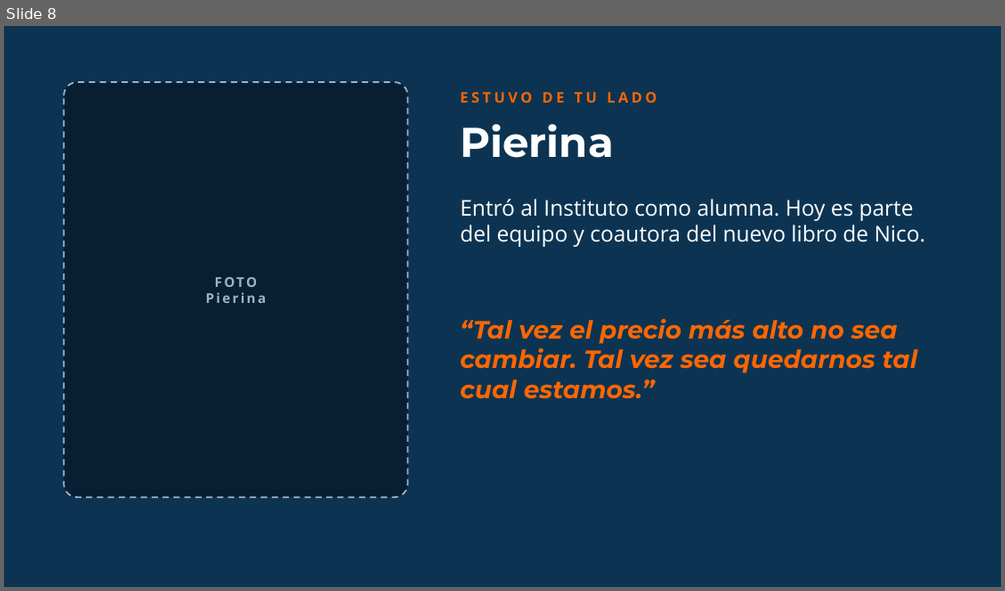
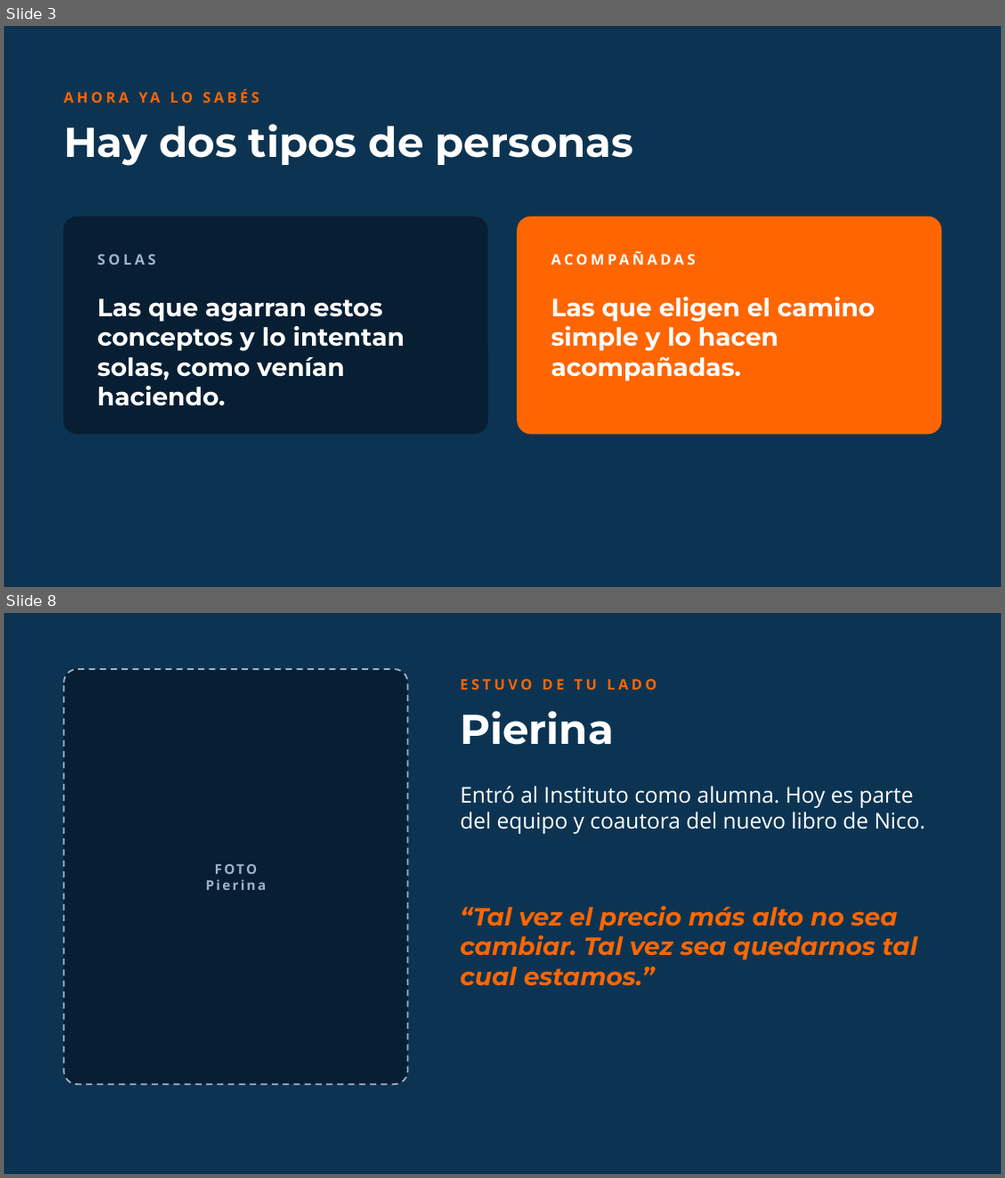
Before and after one commit to rolandopaypal9823/detodo, a slide deck: landing-siempre-on/masterclass-27-octubre/pitch-comunidad-productiva.pptx. Shown one above the other, each under a label of ours: slide 8 before the commit, slides 3 and 8 after it; the slides between them are not shown. The pictures are 1005x591 and 1005x1178 pixels, drawn with LibreOffice and Linux fonts; fonts in the diff are those of the drawing; background and template pictures are left out. Boxes give left, top, right and bottom in pixels: in the first picture for what was removed or moved away, otherwise in the second. Text is boxed around its words. In the diff, an @@ line names an element or a change of style, - is before the commit and + after.

```diff
--- a/landing-siempre-on/masterclass-27-octubre/pitch-comunidad-productiva.pptx
+++ b/landing-siempre-on/masterclass-27-octubre/pitch-comunidad-productiva.pptx
@@ slide 3 added at [4, 26, 1001, 587], background #0C3452 @@
@@ text added at [138, 92, 193, 103], 14 pt, text #FF6602, bold @@
+AHORA YA LO SABÉS
@@ title added at [64, 124, 634, 166], 40 pt, text #FFFFFF, bold @@
+Hay dos tipos de personas
@@ rounded rectangle added at [64, 216, 488, 434], fill #081F33, outline #081F33 1 pt @@
@@ rounded rectangle added at [518, 216, 942, 434], fill #FF6602, outline #FF6602 1 pt @@
@@ text added at [97, 254, 156, 265], 14 pt, text #9FB3C8, bold @@
+SOLAS
@@ text added at [551, 250, 908, 281], 14 pt, text #FFFFFF, bold @@
+ACOMPAÑADAS
@@ text added at [97, 298, 404, 406], 24 pt, text #FFFFFF, bold @@
+Las que agarran estos conceptos y lo intentan solas, como venían haciendo.
@@ text added at [551, 297, 874, 381], 24 pt, text #FFFFFF, bold @@
+Las que eligen el camino simple y lo hacen acompañadas.
```
Also in this commit, not shown: 7 slides changed, 7 other slides added, 5 slides removed.
